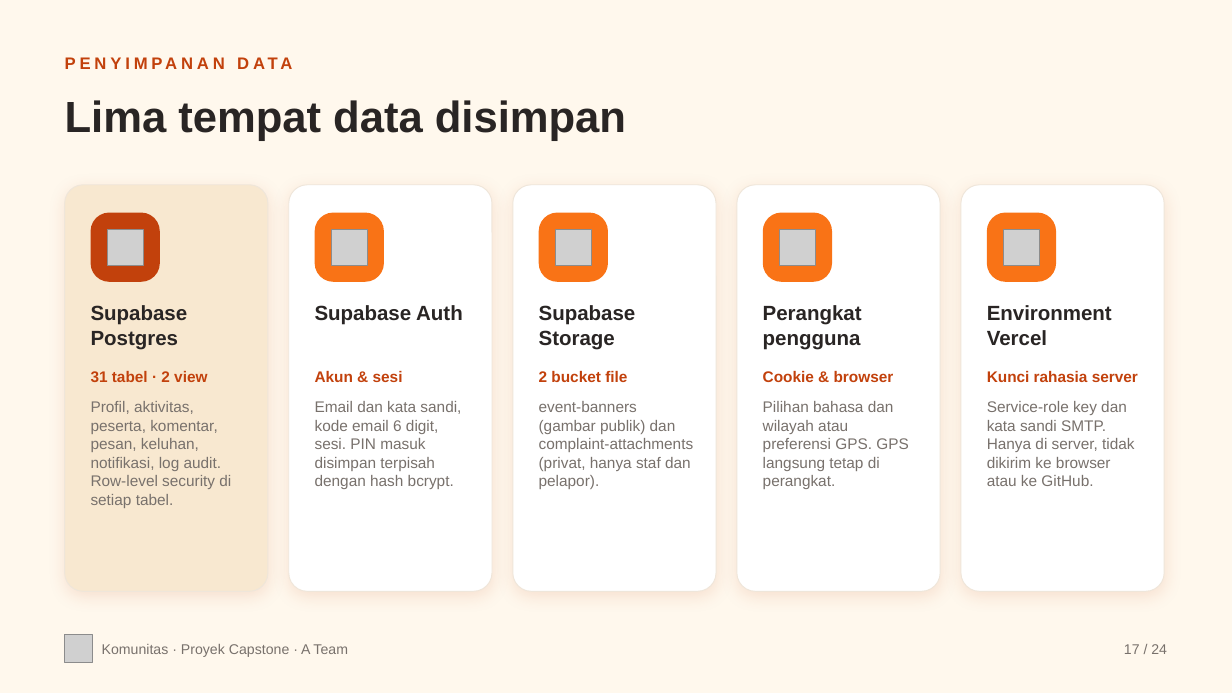
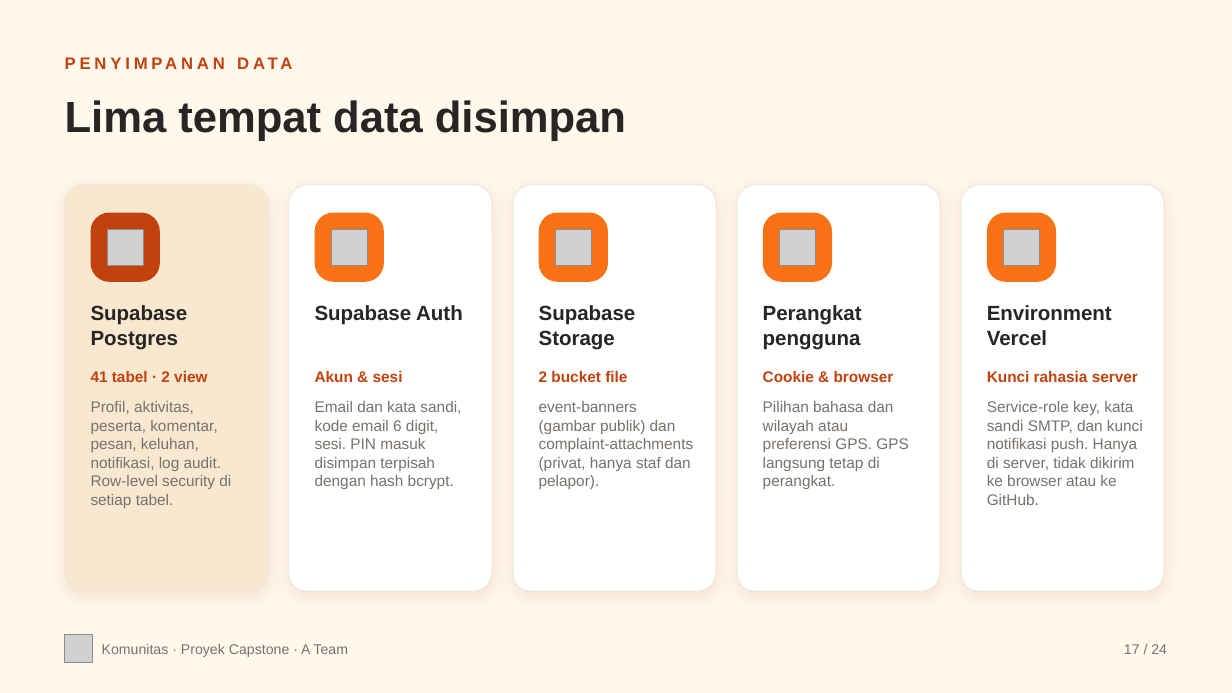
Before and after one commit to NebsPutra/Capstone-Dummy, a slide deck: slide 17 of flyer/PITCH DECK CAPSTONE.pptx. Drawn at 1232x693 pixels with LibreOffice and Linux fonts; fonts in the diff are those of the drawing; grey boxes stand for pictures. Boxes give left, top, right and bottom in pixels: in the first picture for what was removed or moved away, otherwise in the second. Text is boxed around its words. In the diff, an @@ line names an element or a change of style, - is before the commit and + after.

```diff
--- a/flyer/PITCH DECK CAPSTONE.pptx
+++ b/flyer/PITCH DECK CAPSTONE.pptx
@@ text at (91, 371, 207, 382): text changed @@
-31 tabel · 2 view
+41 tabel · 2 view
@@ text at (987, 401, 1143, 505): text changed @@
-Service-role key dan kata sandi SMTP. Hanya di server, tidak dikirim ke browser atau ke GitHub.
+Service-role key, kata sandi SMTP, dan kunci notifikasi push. Hanya di server, tidak dikirim ke browser atau ke GitHub.
```
Also in this commit, not shown: 6 other slides changed, 3 other files.
